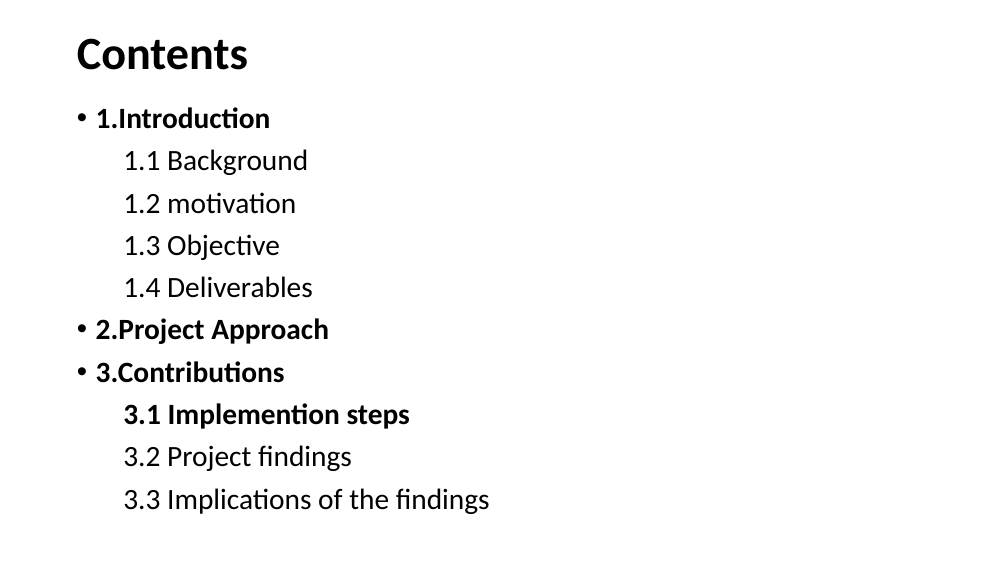
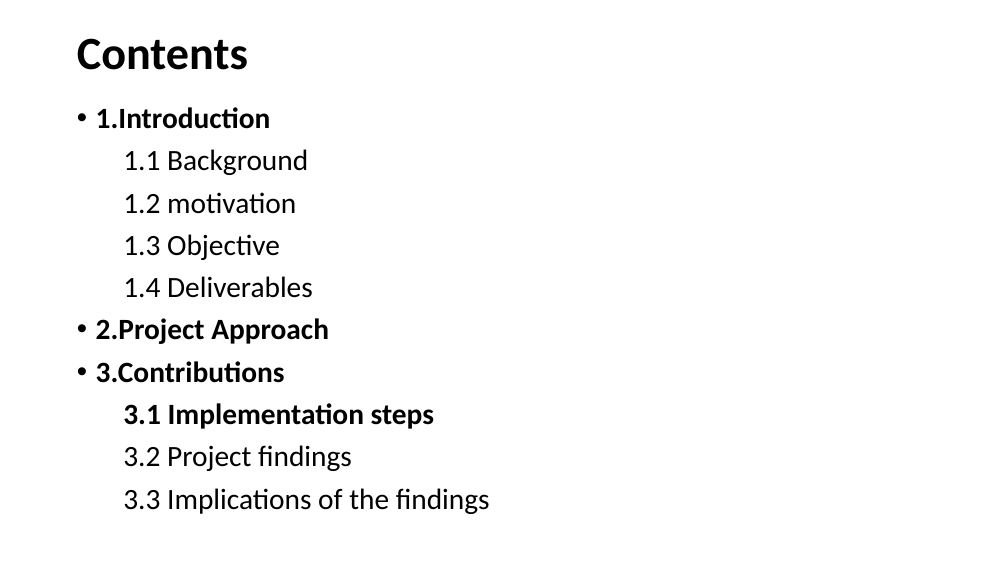
Before and after one commit to Rena-zhou/IFN702, a slide deck: slide 3 of Project presentation (presentation)- zhiying.pptx. Drawn at 1008x567 pixels with LibreOffice and Linux fonts; fonts in the diff are those of the drawing. Boxes give left, top, right and bottom in pixels: in the first picture for what was removed or moved away, otherwise in the second. Text is boxed around its words. In the diff, an @@ line names an element or a change of style, - is before the commit and + after.

```diff
--- a/Project presentation (presentation)- zhiying.pptx
+++ b/Project presentation (presentation)- zhiying.pptx
@@ text at (123, 403, 434, 429): text changed @@
-3.1 Implemention steps
+3.1 Implementation steps
```
Also in this commit, not shown: 3 other slides changed.
